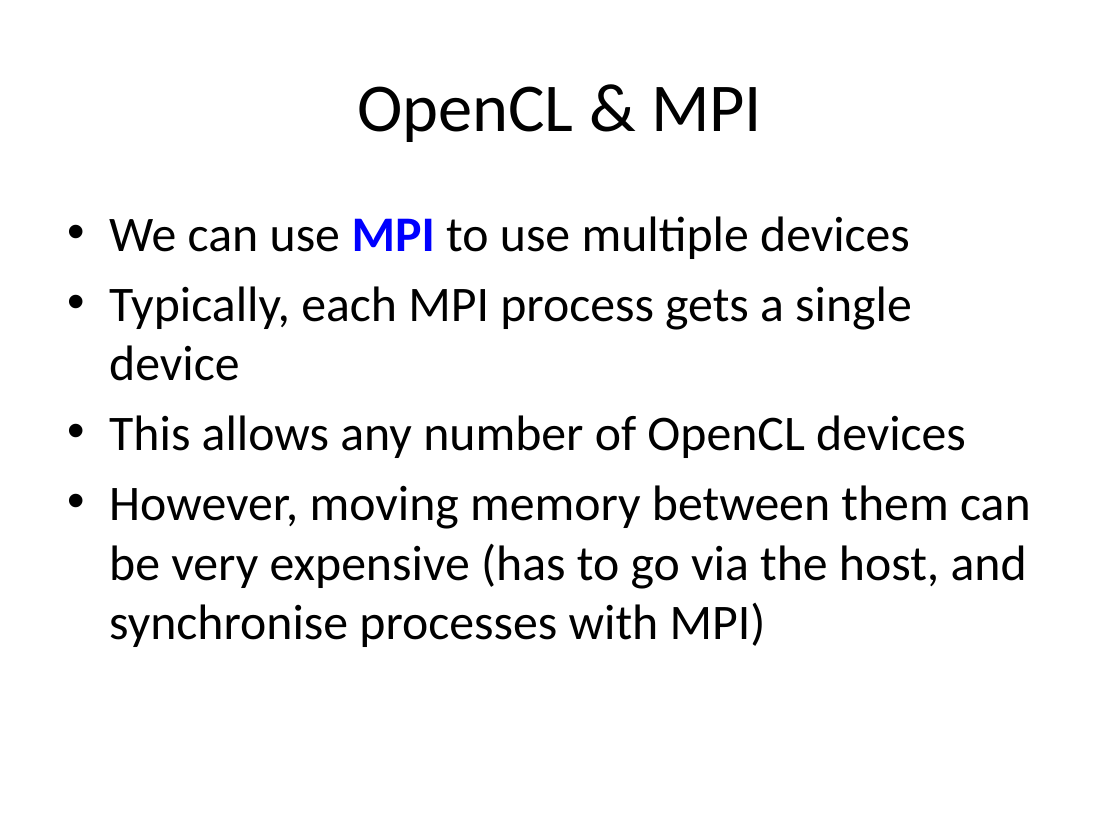
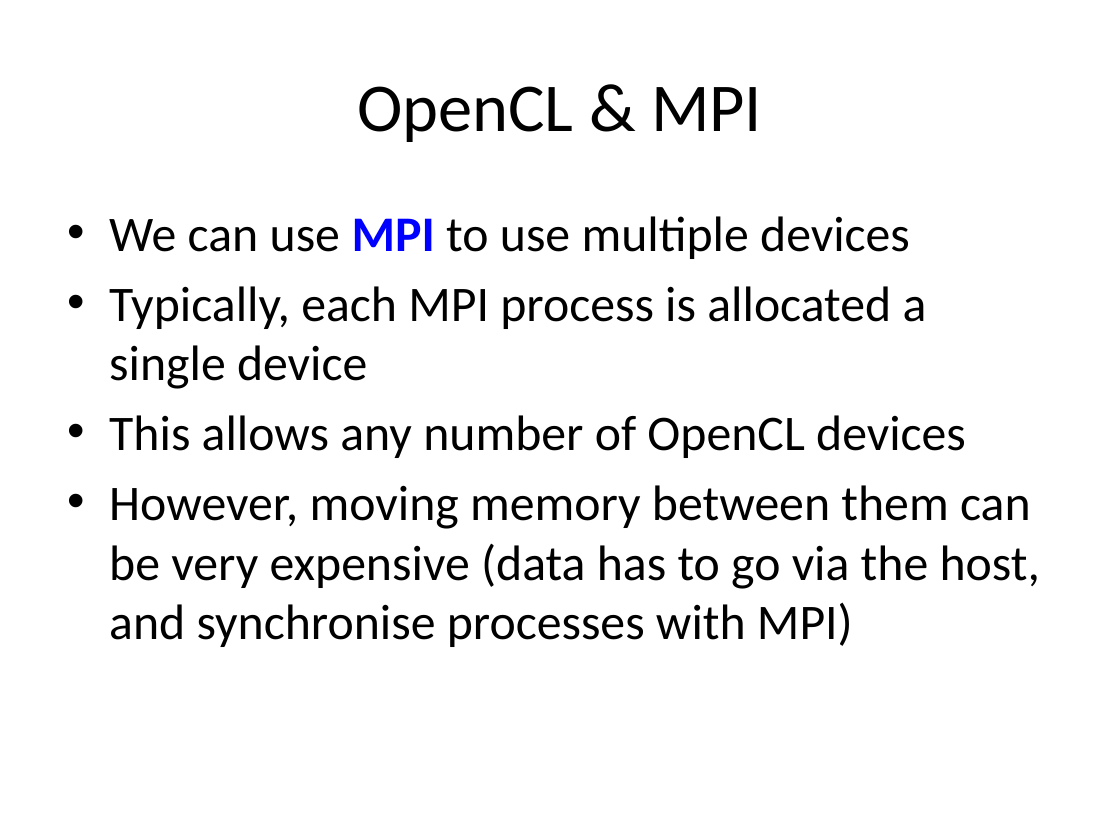
Before and after one commit to UoB-HPC/opencl-training-code, a slide deck: slide 10 of slides/advanced_part1.pptx. Drawn at 1120x840 pixels with LibreOffice and Linux fonts; fonts in the diff are those of the drawing. Boxes give left, top, right and bottom in pixels: in the first picture for what was removed or moved away, otherwise in the second. Text is boxed around its words. In the diff, an @@ line names an element or a change of style, - is before the commit and + after.

Commit message:
Minor tweaks

```diff
--- a/slides/advanced_part1.pptx
+++ b/slides/advanced_part1.pptx
@@ text at box(109, 286, 927, 389): text changed @@
-• Typically, each MPI process gets a single device
+• Typically, each MPI process is allocated a single device
@@ text at box(109, 485, 1040, 647): text changed @@
-• However, moving memory between them can be very expensive (has to go via the host, and synchronise processes with MPI)
+• However, moving memory between them can be very expensive (data has to go via the host, and synchronise processes with MPI)
```
Also in this commit, not shown: 5 other slides changed.
